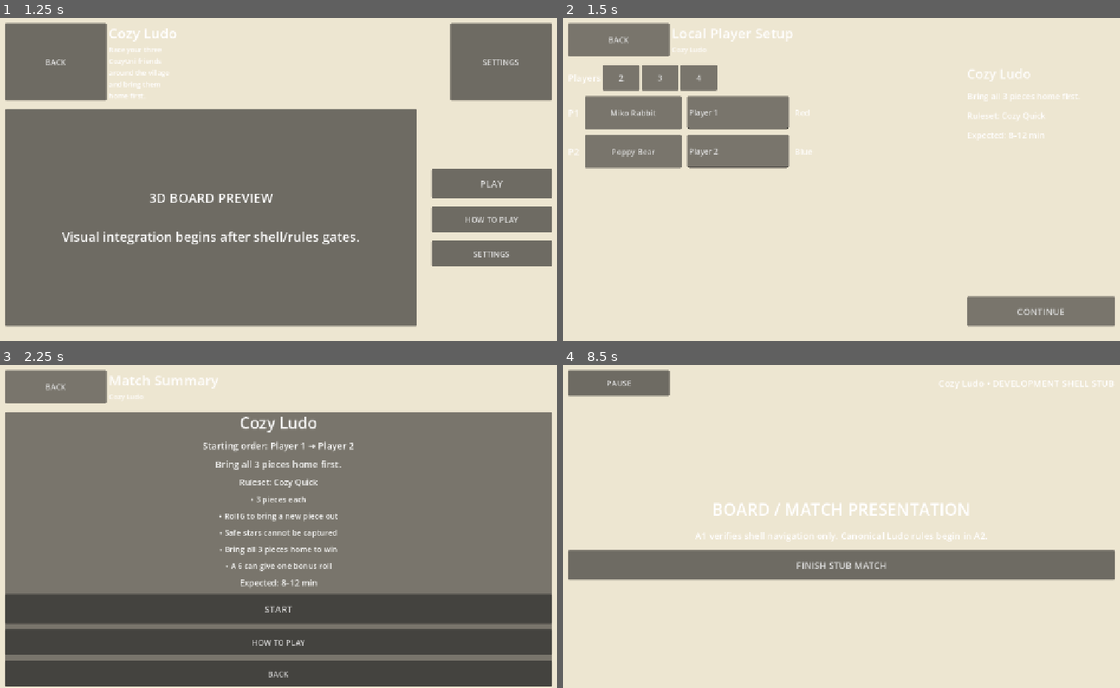
Above: before the commit, frames 1-4 (two rows, left to right).
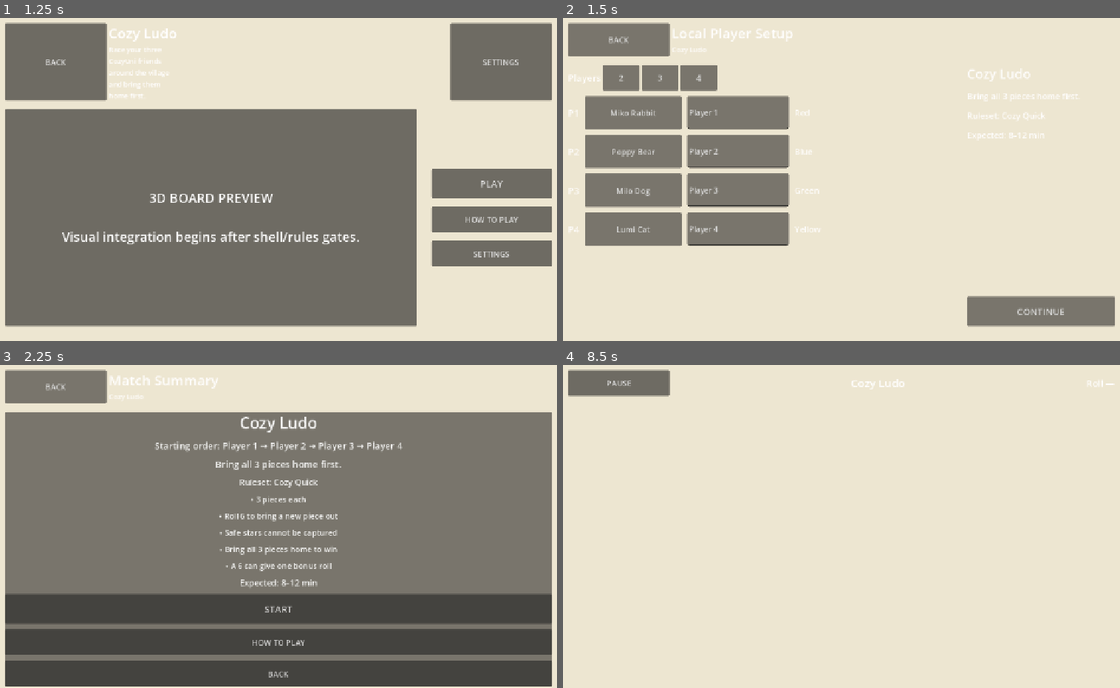
Above: after the commit, the same moments.

Repository: codehaivl-dotcom/CozyUni
Game: Godot game, scene res://scenes/app/AppRoot.tscn
Two runs of this game, one before a commit and one after it. Both use one fixed random seed, a clock stepped at 60 frames per second and the inputs below.
Inputs (mouse positions are in pixels of both pictures, inside the frame that each line leads up to):
- Up to frame 1 (1.25 s): click "Cozy Ludo BOARD PREVIEW 2–4 P…" at 0.5 s
- Up to frame 2 (1.5 s): click "PLAY" at 1.25 s
- Up to frame 3 (2.25 s): click "CONTINUE" at 2 s
- Up to frame 4 (8.5 s): click "START" at 2.75 s; click "NEXT" at 3.5 s; click "NEXT" at 4.25 s; click "NEXT" at 5 s; click "SKIP TUTORIAL" at 5.75 s; move the mouse to (969, 503) at 6.52 s; click (969, 503) at 6.67 s; move the mouse to (724, 539) at 7.27 s; click (724, 539) at 7.42 s; tap Enter at 8 s; move the mouse to (902, 448) at 8.02 s; click (902, 448) at 8.17 s

Frame 1 is identical in both runs. In frame 2, 7.7% of the frame differs, in the area x 1-47%, y 17-71%; in frame 3, 0.4%; in frame 4, 11%, in the area x 0-100%, y 4-67%.
Error after the commit: Parse Error: Cannot infer the type of "lane_color" variable because the value doesn't have a set type. (res://src/ui/ludo/ludo_board_view.gd:64)

Commit message:
Connect A3 Cozy Ludo gameplay to shared shell

Diff:
--- a/src/app/app_root.gd
+++ b/src/app/app_root.gd
@@ -8,6 +8,7 @@
 const TutorialScreenScript = preload("res://src/ui/shell/tutorial_screen.gd")
 const CountdownScreenScript = preload("res://src/ui/shell/countdown_screen.gd")
 const StubMatchScreenScript = preload("res://src/ui/shell/stub_match_screen.gd")
+const LudoMatchScreenScript = preload("res://src/ui/ludo/ludo_match_screen.gd")
 const FinalResultsScreenScript = preload("res://src/ui/shell/final_results_screen.gd")
 const SettingsScreenScript = preload("res://src/ui/shell/settings_screen.gd")
 const PauseOverlayScript = preload("res://src/ui/shell/pause_overlay.gd")
@@ -172,7 +173,7 @@
 func _change_player_count(count: int) -> void:
 	var config := GameData.get_game(_selected_game_id)
 	var allowed: Array = config.get("player_counts", []) as Array
-	if count not in allowed:
+	if not _int_array_contains(allowed, count):
 		push_error("AppRoot: invalid player count %d for %s" % [count, _selected_game_id])
 		return
 	_session["player_count"] = count
@@ -235,6 +236,7 @@
 
 func _start_match_flow() -> void:
 	_session["match_seed"] = MatchSeedService.create_seed()
+	_session["match_result"] = {}
 	_session["stub_result"] = {}
 	if not SettingsStore.is_tutorial_completed(_selected_game_id):
 		_tutorial_starts_match = true
@@ -298,6 +300,13 @@
 func _show_match() -> void:
 	if not _require_selected_game():
 		return
+	if _selected_game_id == "cozy_ludo":
+		var ludo_screen = LudoMatchScreenScript.new()
+		ludo_screen.configure(_session)
+		ludo_screen.pause_requested.connect(_open_pause)
+		ludo_screen.match_finished.connect(_finish_real_match)
+		_replace_screen(ludo_screen)
+		return
 	var screen = StubMatchScreenScript.new()
 	screen.configure(_selected_game_id)
 	screen.pause_requested.connect(_open_pause)
@@ -305,8 +314,15 @@
 	_replace_screen(screen)
 
 
+func _finish_real_match(result: Dictionary) -> void:
+	_session["match_result"] = result.duplicate(true)
+	_session["stub_result"] = {}
+	AppRouter.navigate(SHELL_FLOW.FINAL_RESULTS)
+
+
 func _finish_stub_match() -> void:
 	_session["stub_result"] = {"development_stub": true}
+	_session["match_result"] = {}
 	AppRouter.navigate(SHELL_FLOW.FINAL_RESULTS)
 
 
@@ -340,7 +356,7 @@
 
 func _restart_from_pause() -> void:
 	_close_pause()
-	_confirm_or_run("Restart this match?", _restart_stub_match)
+	_confirm_or_run("Restart this match?", _restart_match)
 
 
 func _leave_from_pause() -> void:
@@ -355,9 +371,9 @@
 	_pause_overlay = null
 
 
-func _restart_stub_match() -> void:
-	_rotate_starting_player()
+func _restart_match() -> void:
 	_session["match_seed"] = MatchSeedService.create_seed()
+	_session["match_result"] = {}
 	_session["stub_result"] = {}
 	AppRouter.navigate(SHELL_FLOW.COUNTDOWN)
 
@@ -374,6 +390,7 @@
 func _rematch() -> void:
 	_rotate_starting_player()
 	_session["match_seed"] = MatchSeedService.create_seed()
+	_session["match_result"] = {}
 	_session["stub_result"] = {}
 	AppRouter.navigate(SHELL_FLOW.COUNTDOWN)
 
@@ -419,7 +436,7 @@
 	var config := GameData.get_game(game_id)
 	var counts: Array = config.get("player_counts", [2]) as Array
 	var default_count := int(config.get("default_players", counts[0] if not counts.is_empty() else 2))
-	if default_count not in counts and not counts.is_empty():
+	if not _int_array_contains(counts, default_count) and not counts.is_empty():
 		default_count = int(counts[0])
 	var result := {
 		"game_id": game_id,
@@ -427,6 +444,7 @@
 		"players": [],
 		"starting_player_slot": 0,
 		"match_seed": 0,
+		"match_result": {},
 		"stub_result": {},
 	}
 	_session = result
@@ -474,3 +492,10 @@
 	if animate:
 		var tween := create_tween()
 		tween.tween_property(screen, "modulate:a", 1.0, 0.2)
+
+
+func _int_array_contains(values: Array, expected: int) -> bool:
+	for value: Variant in values:
+		if int(value) == expected:
+			return true
+	return false
